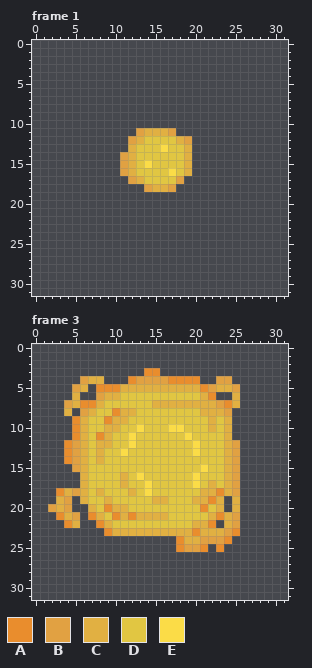
Pixel-art file: Assets/Aseprite/Explosions.aseprite. The first picture shows the starting point.
32x32 pixels, 4 frames. Shown: frame 1, frame 3. The commit also changed other frames, which this record leaves out.
Palette (. is transparent): A #e98d2d  B #e1a142  C #e1b042  D #e1c642  E #fbdc47
Pixels before, frame 1, first column x 11:
11 ..BCCCB..
12 .BCDDDDCB
13 .CDDDEDDC
14 BCDDDDDDC
15 BCDEDDDDC
16 BCDDDDEDC
17 .BCDDDDB.
18 ...BCCB..
Pixels before, frame 3, first column x 2:
 3 ............AA..........
 4 ....BCC...ABBBBAAAA..BB.
 5 ...BC.AAACCCCCCCCCCABCCB
 6 ...C..BCCDDDDDDDDDDCA..C
 7 ..BCAACDDDDDDCCCCCCCCBAC
 8 ..C.BCDDACCDDDDDDDDCCCB.
 9 ...ACDDACCDDDDDDDDDDCDC.
10 ...ACDDCCDDEDDDEEDDDCDC.
11 ...ACDACDDEDDDDDDEDDDDC.
12 ..ABCDCCDDEDDDDDDDEDDDCB
13 ..ABCDCDDEDDDDDDDDEDDDCB
14 ..ABCDCDDDDDDDDDDDDDDDCB
15 ...BCDDDDDDDDDDDDDDEDDCB
16 ....CDDDDCDEDDDDDDEDDDCB
17 ....CDDDDCDDEDDDDDEDCDCB
18 .ACBCDCDDDCDEDDDDDDCCACB
19 .CB.CDDCDDDDDCCDDDCCAC.C
20 BCB..CDACCDDDDDDDDDADC.C
21 .ACB.ACDACACCCCDDDDDCACB
22 ..AC..ACDDDDDDDDDDCCA.CB
23 .......ACCCCCCCCCCACCCBA
24 ................ACCBBBA.
25 ................ABBA.A..
After:
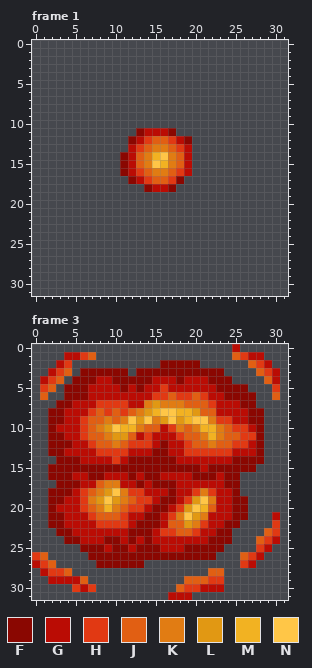
Colours new in this view: F #8a0701  G #ba0c04  H #e13913  J #e15f13  K #e17c13  L #e19813  M #f2b222  N #ffc647
Diff:
Changed rows in their new state; - is an unchanged pixel.
Frame 1:
first column x 11:
11 --FGGGF--
12 -FGHJJHGF
13 -GHJKKJHG
14 FGJKMNKJG
15 FGJKNMKJG
16 FGHJKKJHG
17 -FGHJJHF-
18 ---FGGF--
Frame 3:
first column x 0:
 0 -------------------------G-----
 1 ----GGHJ-----------------JHGG--
 2 ---GH-----------FFFFF------JHG-
 3 --GHJ-FFFFFF-FFFFFFFFFFF----JHG
 4 -GHJ-FFFGGFFFFFGGGFGGGFFF----JG
 5 -HJ-FFFGGGGFGFGGHGGGGGGFFFF---H
 6 -J--FFFGGGGGGGGHHJHHJHGGFFFF--J
 7 ---FFGGGHHHHGGKLKKKJJJHGGGFF---
 8 --FFGGGHJHJHJKLMNNMMLJJGGGGFF--
 9 --FFGGHJJKJKNLNKLNLMNNKHHGGFF--
10 --FGGGHJKLNMMKJJGHKJKMMKJHHGF--
11 --FFGGHJJKLLJGHGGGHJJKMKJJHHF--
12 --FFFGGHJJKJHHHGFGGHJJKJJHHGF--
13 --FFGGGGHHHHGGGFFGGHHHHHHGGGF--
14 ---FFFGGGGHGFFFFFFGGGGGGGFFFF--
15 --FFFFFFFFFFFFFFFFFFFGFFFFFF---
16 --FFFGGFFGGGFGFFGGGGFFFGFF-----
17 ---FFFGGJKKGGFGFFFGGGGGGFF-----
18 --FFFGHJKLNKHHGGGFGGHKHGGF-----
19 --FFGGHKLNLKJHHGFFGHLNKGGFF----
20 --FGGGHJKMKJHHGFFGHLNMJGGFF----
21 --FFGGGHJJJHGGFFGHKNLKGGGFF---G
22 --FFGGGGHHHHGFFFGJJLKHGGFF----H
23 ---FFGGGGGGGFFFGHHJJHGGFF.---JH
24 ----FFGGGFFGFGFGGGGGGGFFF---JHG
25 ------FFFGFFGFFFGGGFFFFF----HG-
26 HJ-----FFFFFFFFFFFFFFFF---JHG--
27 GHJ-----FFFFFF------------HG---
28 -GHHJ-----------------JJ-------
29 --GGGGJ------------JJJHH-------
30 -----HGH----------JHHGGG-------
31 -----------------GGG-----------
Pixel boxes of the changes (left, top, right, bottom) in both pictures:
changed: (120, 128, 192, 192)
changed: (32, 344, 280, 600)
